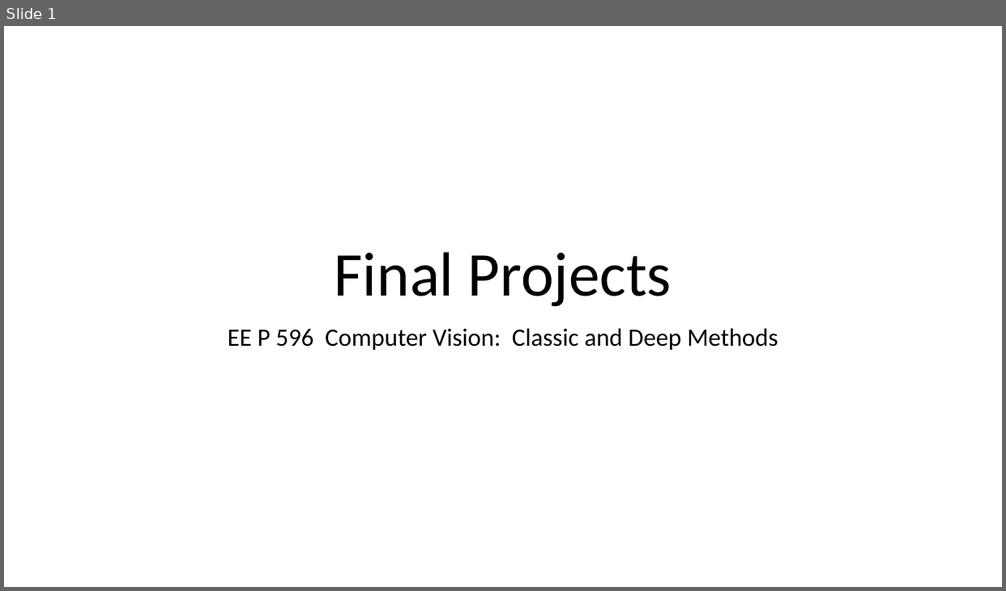
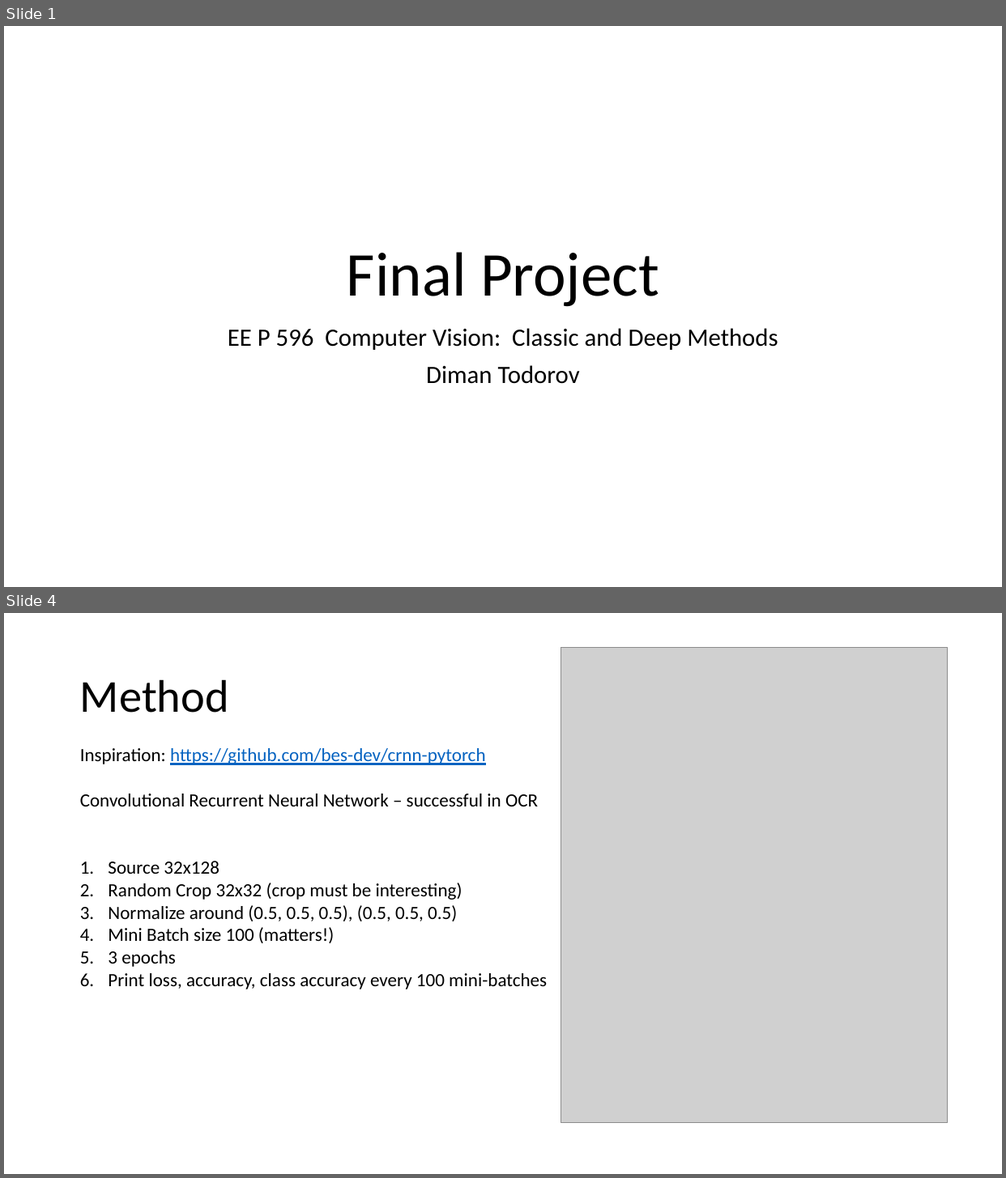
Before and after one commit to dimant/EE596-final-project, a slide deck: final_projects.pptx. Shown one above the other, each under a label of ours: slide 1 before the commit, slides 1 and 4 after it; the slides between them are not shown. The pictures are 1006x591 and 1006x1178 pixels, drawn with LibreOffice and Linux fonts; fonts in the diff are those of the drawing; grey boxes stand for pictures. Boxes give left, top, right and bottom in pixels: in the first picture for what was removed or moved away, otherwise in the second. Text is boxed around its words. In the diff, an @@ line names an element or a change of style, - is before the commit and + after.

```diff
--- a/final_projects.pptx
+++ b/final_projects.pptx
@@ slide 4 added at (x1=4, y1=613, x2=1002, y2=1174), background #FFFFFF @@
@@ picture added at (x1=562, y1=648, x2=948, y2=1122) @@
@@ title added at (x1=80, y1=679, x2=229, y2=713), 44 pt, text #000000 @@
+Method
@@ text added at (x1=80, y1=748, x2=547, y2=990), 18 pt, text #000000 @@
+Inspiration: https://github.com/bes-dev/crnn-pytorch
+Convolutional Recurrent Neural Network – successful in OCR
+1. Source 32x128
+2. Random Crop 32x32 (crop must be interesting)
+3. Normalize around (0.5, 0.5, 0.5), (0.5, 0.5, 0.5)
+4. Mini Batch size 100 (matters!)
+5. 3 epochs
+6. Print loss, accuracy, class accuracy every 100 mini-batches
@@ slide 1 changed as well @@
@@ title at (x1=347, y1=252, x2=659, y2=307): text changed @@
-Final Projects
+Final Project
@@ subtitle at (x1=426, y1=365, x2=580, y2=384): paragraph added @@
+Diman Todorov
```
Also in this commit, not shown: 3 other slides added.
